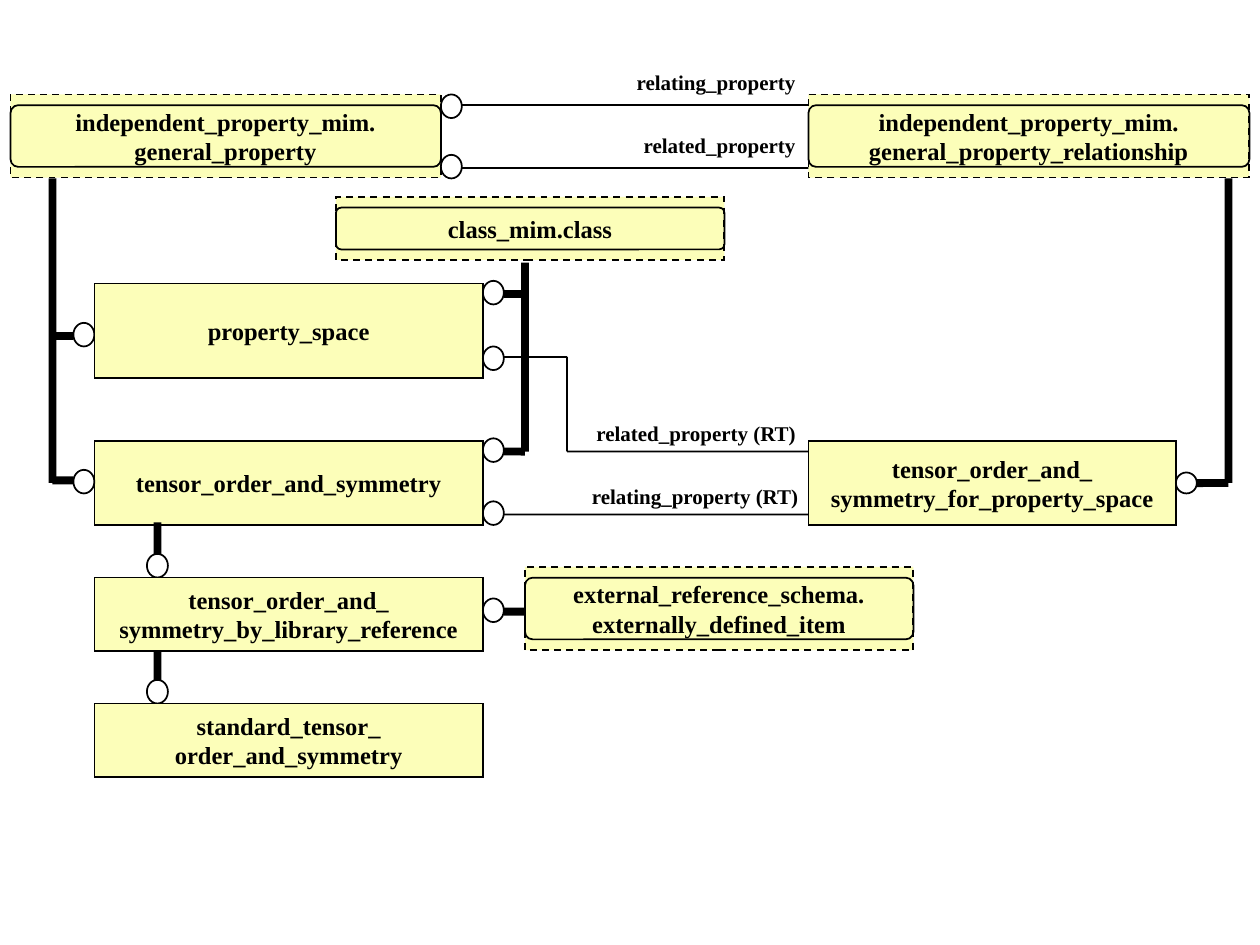
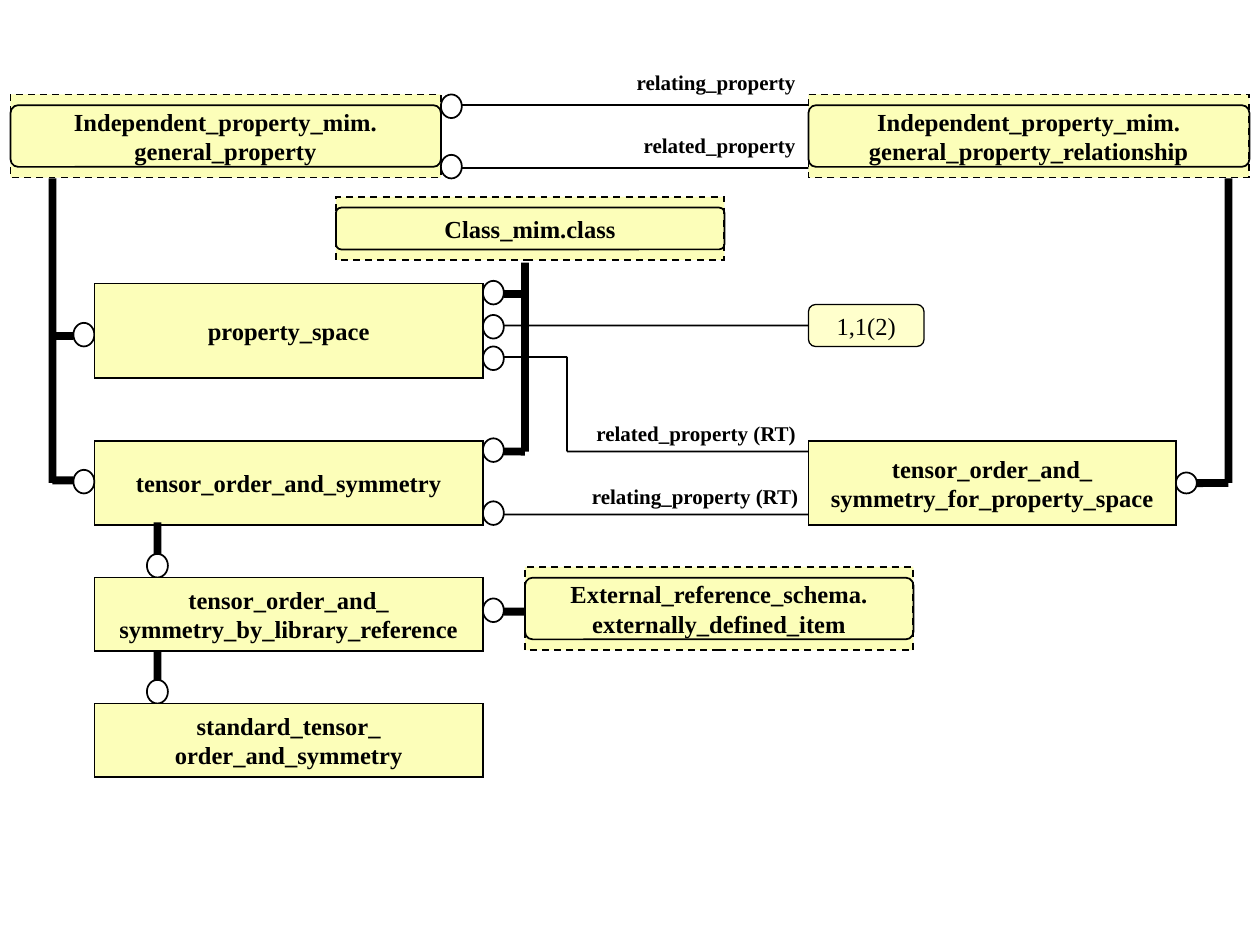
Before and after one commit to starseeker/stepmod_mirror, a slide deck: slide 5 of data/modules/property_space/property_space.ppt (slide 4 before the commit). Drawn at 1260x945 pixels with LibreOffice and Linux fonts; fonts in the diff are those of the drawing. Boxes give left, top, right and bottom in pixels: in the first picture for what was removed or moved away, otherwise in the second. Text is boxed around its words. In the diff, an @@ line names an element or a change of style, - is before the commit and + after.

Commit message:
indirect property as in ISO 15926-2

```diff
--- a/data/modules/property_space/property_space.ppt
+++ b/data/modules/property_space/property_space.ppt
@@ text in rectangle at bbox=[74, 114, 377, 136]: text changed @@
-independent_property_mim.
+Independent_property_mim.
@@ text in rectangle at bbox=[877, 114, 1180, 136]: text changed @@
-independent_property_mim.
+Independent_property_mim.
@@ text in rectangle at bbox=[444, 221, 615, 242]: text changed @@
-class_mim.class
+Class_mim.class
@@ ellipse added at bbox=[483, 315, 504, 339], fill #FFFFFF, outline #000000 0.99 pt @@
@@ line added from (504, 325) to (809, 325), #000000 0.99 pt @@
@@ rounded rectangle added at bbox=[809, 305, 925, 346], fill #FFFFCC, outline #000000 0.74 pt, 14 pt, text #000000 @@
+1,1(2)
@@ text in rectangle at bbox=[570, 585, 867, 607]: text changed @@
-external_reference_schema.
+External_reference_schema.
```
Also in this commit, not shown: 3 other slides changed, 2 slides added, 17 other files.
